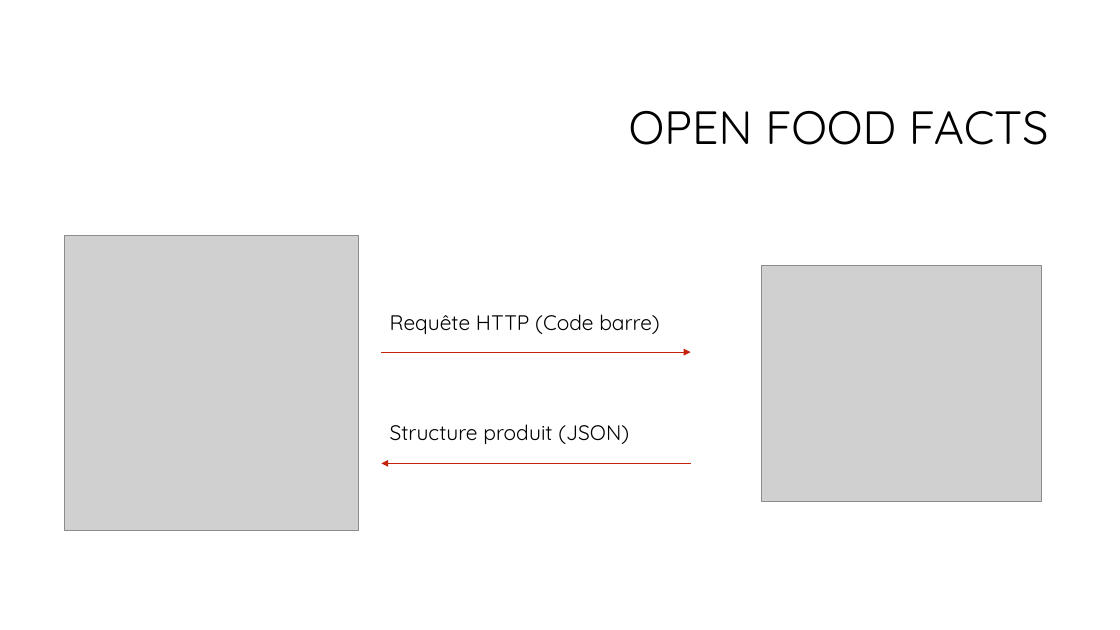
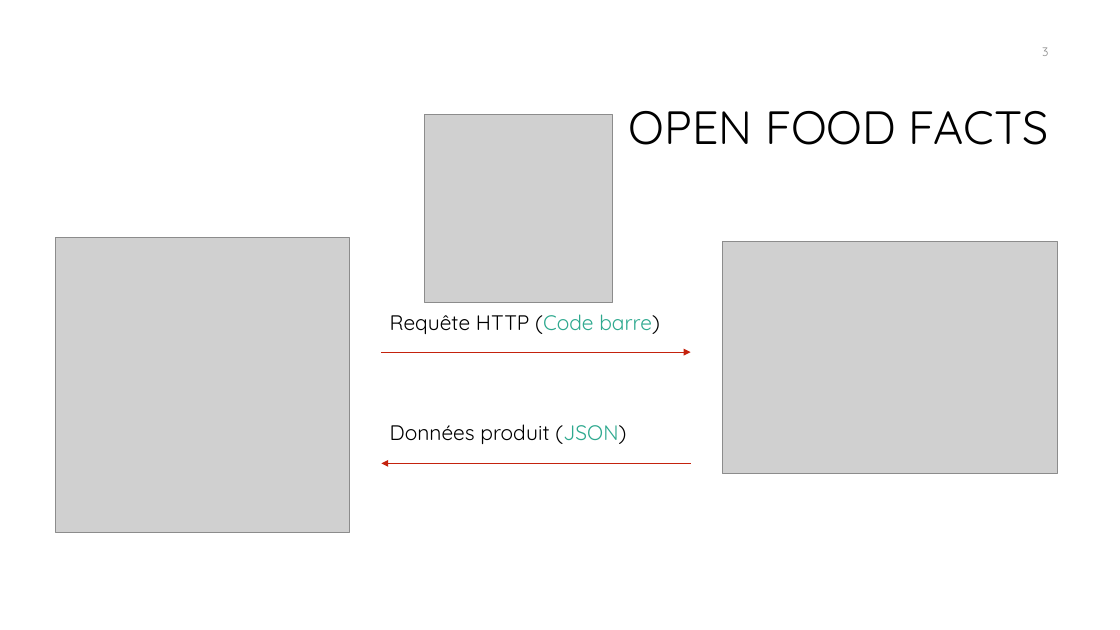
Before and after one commit to AlexFabre/Projet_RFID, a slide deck: slide 3 of 1-Documents/2-Delivrable/Poubelle_RFID_presentation.pptx. Drawn at 1120x630 pixels with LibreOffice and Linux fonts; fonts in the diff are those of the drawing; grey boxes stand for pictures; background and template pictures are left out. Boxes give left, top, right and bottom in pixels: in the first picture for what was removed or moved away, otherwise in the second. Text is boxed around its words. In the diff, an @@ line names an element or a change of style, - is before the commit and + after.

```diff
--- a/1-Documents/2-Delivrable/Poubelle_RFID_presentation.pptx
+++ b/1-Documents/2-Delivrable/Poubelle_RFID_presentation.pptx
@@ page number added at [1042, 47, 1048, 56], 10.5 pt, text #8C8C8C @@
+3
@@ picture added at [425, 114, 613, 302] @@
@@ picture: place and size @@
-picture at [64, 236, 359, 531]
+picture at [55, 238, 350, 533]
@@ picture: place and size @@
-picture at [761, 266, 1042, 502]
+picture at [723, 242, 1058, 474]
@@ text "Requête HTTP (Code barre)" at [390, 314, 660, 334]: text colour #000000 to #2EA98F in "(Code barre)" @@
@@ text at [390, 424, 626, 444]: text changed @@
-Structure produit (JSON)
+Données produit (JSON)
```
Also in this commit, not shown: 2 other slides changed, 7 slides added.
